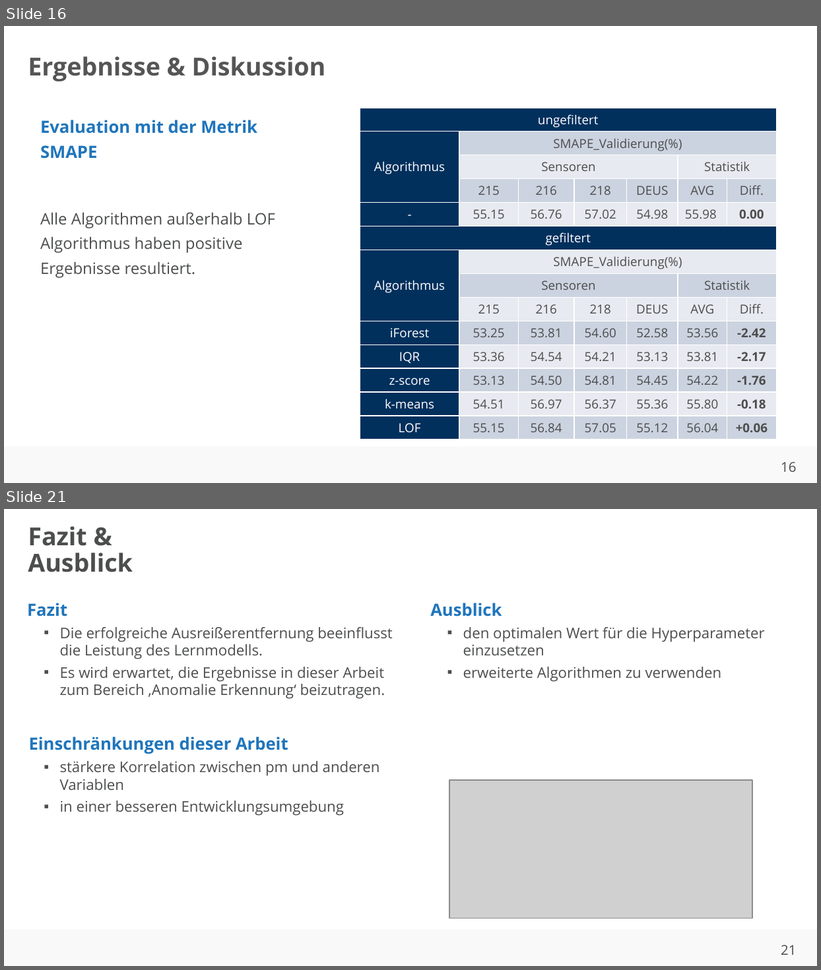
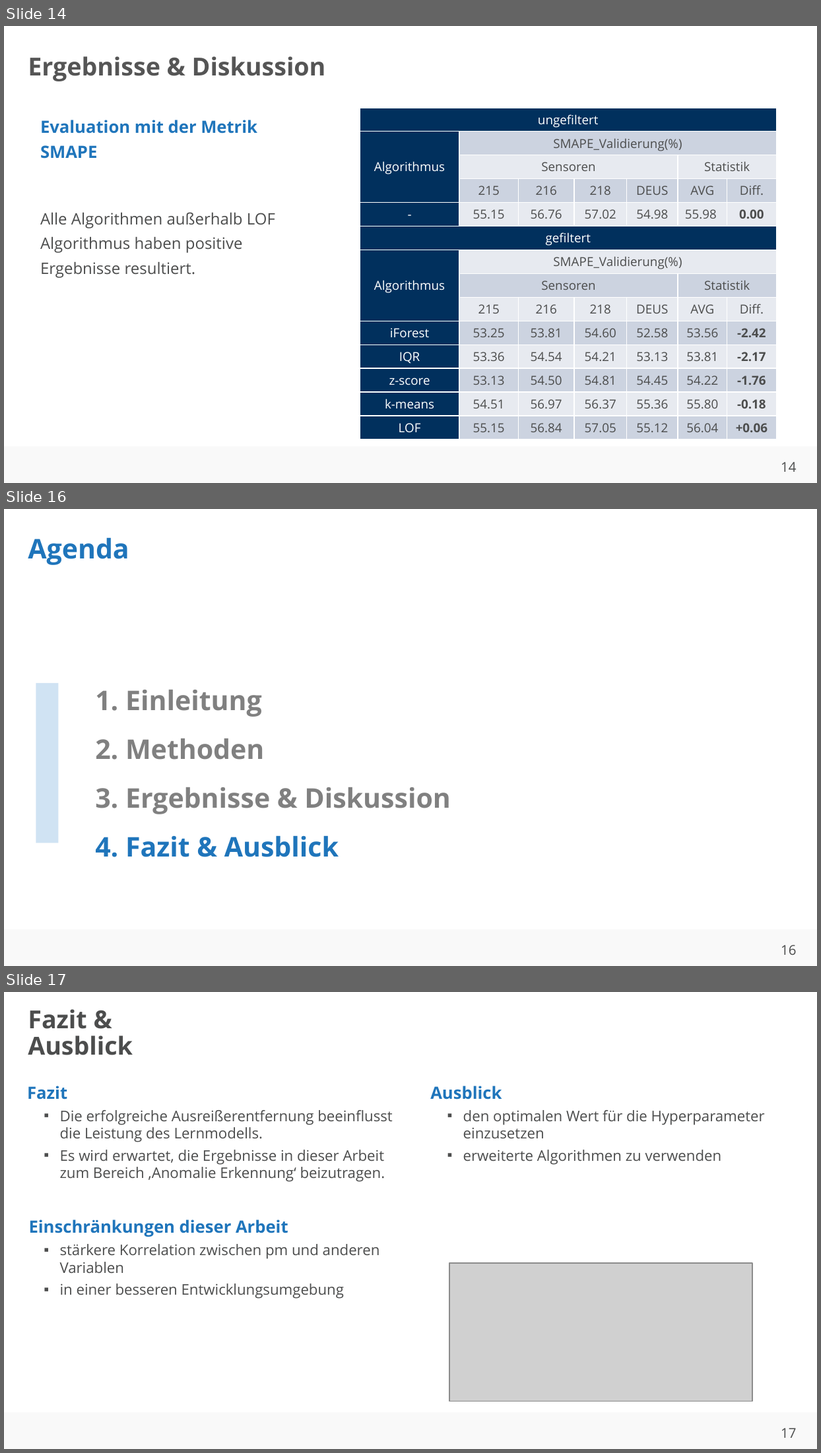
Before and after one commit to ahndavin/Abschlussarbeit_Bachelor, a slide deck: Kolloquium/Kolloquium.pptx. Shown one above the other, each under a label of ours: slides 16 and 21 before the commit, slides 14, 16 and 17 after it; the slides between them are not shown. The pictures are 821x970 and 821x1453 pixels, drawn with LibreOffice and Linux fonts; fonts in the diff are those of the drawing; grey boxes stand for pictures; background and template pictures are left out. Boxes give left, top, right and bottom in pixels: in the first picture for what was removed or moved away, otherwise in the second. Text is boxed around its words. In the diff, an @@ line names an element or a change of style, - is before the commit and + after.

```diff
--- a/Kolloquium/Kolloquium.pptx
+++ b/Kolloquium/Kolloquium.pptx
@@ slide 16 added at [4, 509, 817, 966], background #FFFFFF; not listed: 2 template elements that a slide beside it also shows @@
@@ text added at [28, 537, 129, 565], 24 pt, text #1F75BB, bold @@
+Agenda
@@ rectangle added at [36, 683, 59, 843], fill #D0E3F3 @@
@@ rectangle added at [720, 686, 816, 782], fill #FFFFFF at 50% opacity @@
@@ text added at [95, 690, 451, 857], 24 pt, text #808080, bold @@
+1. Einleitung
+2. Methoden
+3. Ergebnisse & Diskussion
+4. Fazit & Ausblick
@@ rectangle added at [768, 697, 817, 748], fill #FFFFFF at 50% opacity @@
@@ what was slide 16 is now slide 14 @@
@@ page number at [781, 462, 796, 472]: text changed @@
-16
+14
@@ what was slide 21 is now slide 17 @@
@@ page number at [781, 1428, 796, 1438]: text changed @@
-21
+17
```
Also in this commit, not shown: 5 slides changed, 4 other slides added, 8 slides removed.
